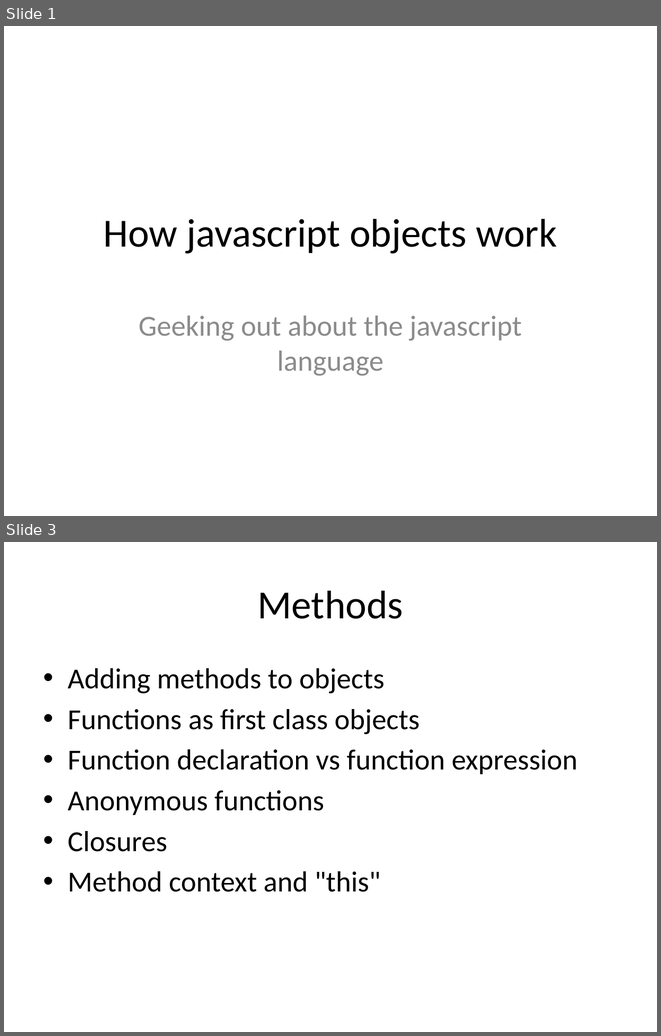
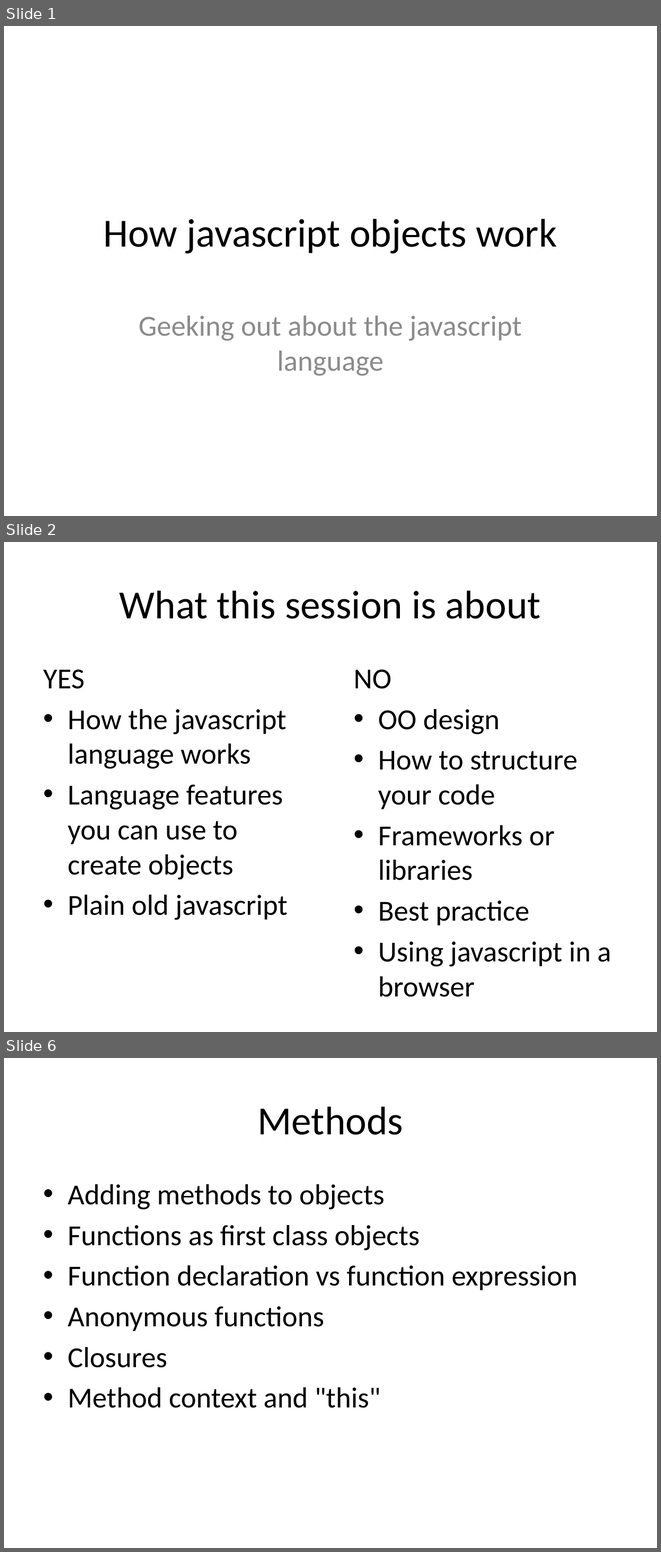
Before and after one commit to helephant/JavascriptObjects, a slide deck: javascript-objects.pptx. Shown one above the other, each under a label of ours: slides 1 and 3 before the commit, slides 1, 2 and 6 after it; the slides between them are not shown. The pictures are 661x1036 and 661x1552 pixels, drawn with LibreOffice and Linux fonts; fonts in the diff are those of the drawing. Boxes give left, top, right and bottom in pixels: in the first picture for what was removed or moved away, otherwise in the second. Text is boxed around its words. In the diff, an @@ line names an element or a change of style, - is before the commit and + after.

```diff
--- a/javascript-objects.pptx
+++ b/javascript-objects.pptx
@@ slide 2 added at bbox=[4, 542, 657, 1032], background #FFFFFF @@
@@ title added at bbox=[120, 590, 541, 619], 44 pt, text #000000 @@
+What this session is about
@@ text added at bbox=[43, 669, 288, 920], 32 pt, text #000000 @@
+YES
+• How the javascript language works
+• Language features you can use to create objects
+• Plain old javascript
@@ text added at bbox=[354, 669, 611, 997], 32 pt, text #000000 @@
+NO
+• OO design
+• How to structure your code
+• Frameworks or libraries
+• Best practice
+• Using javascript in a browser
@@ what was slide 3 is now slide 6 @@
```
Also in this commit, not shown: 1 slide changed, 2 other slides added.
